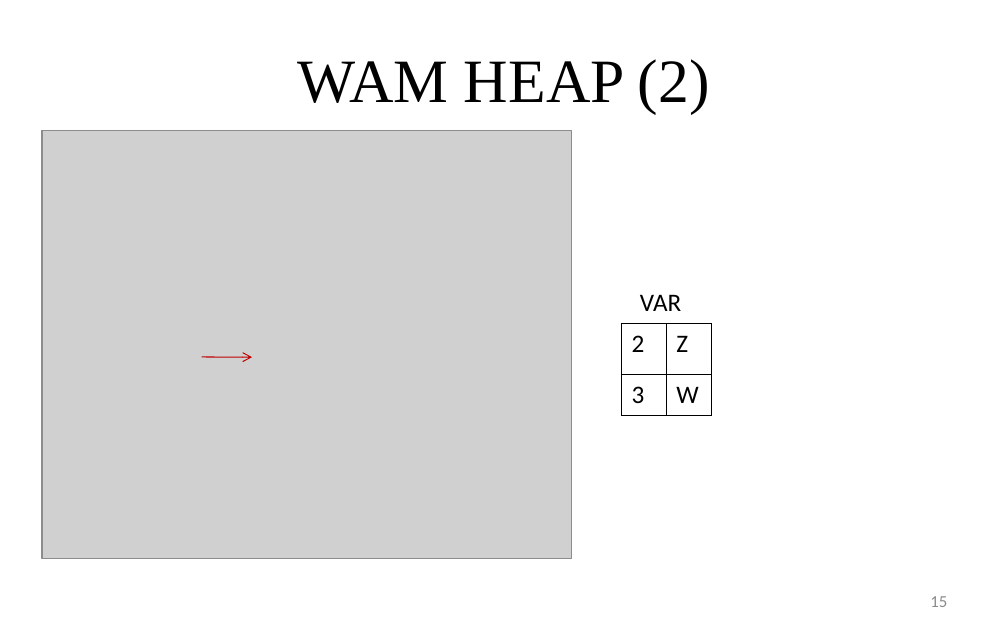
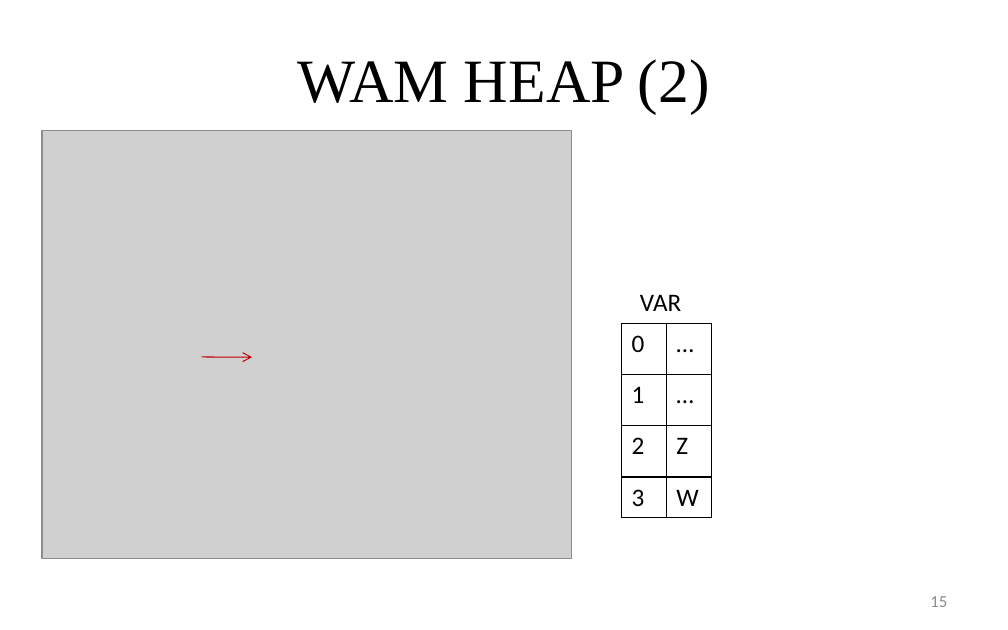
Before and after one commit to giang-rocker/logic, a slide deck: slide 15 of Report/SUY LUẬN TỰ NHIÊN.pptx. Drawn at 1008x630 pixels with LibreOffice and Linux fonts; fonts in the diff are those of the drawing; grey boxes stand for pictures. Boxes give left, top, right and bottom in pixels: in the first picture for what was removed or moved away, otherwise in the second. Text is boxed around its words. In the diff, an @@ line names an element or a change of style, - is before the commit and + after.

```diff
--- a/Report/SUY LUẬN TỰ NHIÊN.pptx
+++ b/Report/SUY LUẬN TỰ NHIÊN.pptx
@@ table at bbox=[622, 324, 711, 517] @@
+row 1: 0 | …
+row 2: 1 | …
```
Also in this commit, not shown: 12 other slides changed, 1 slide removed, 5 other files.
